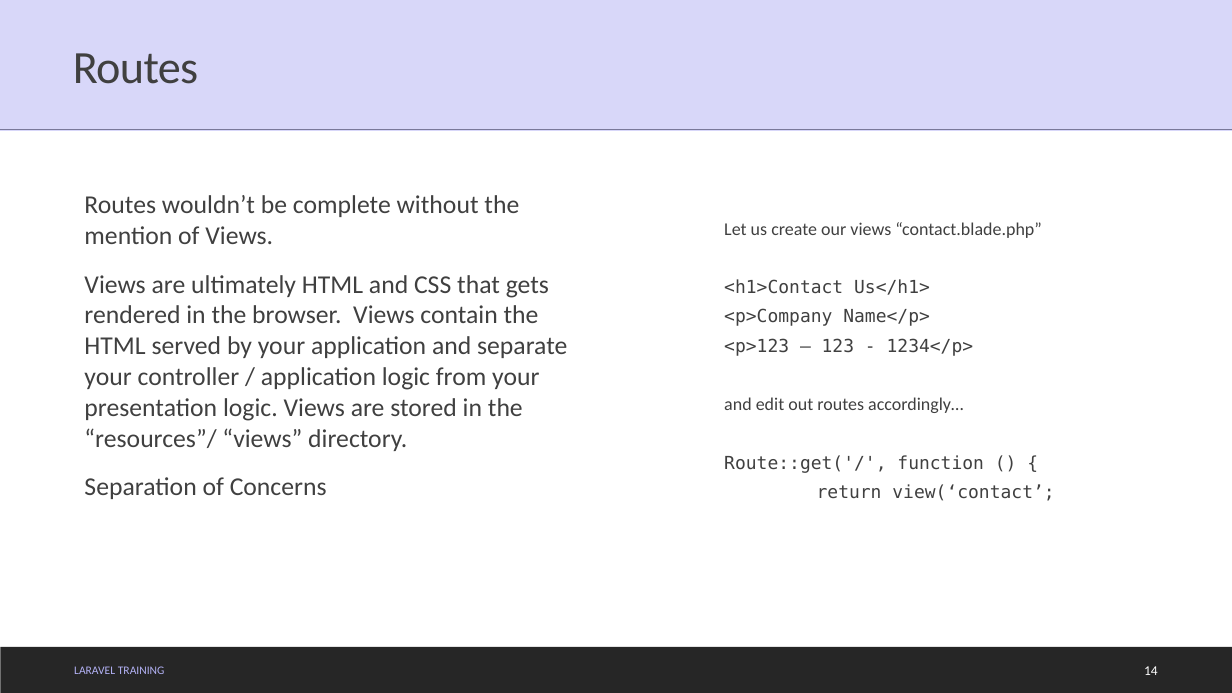
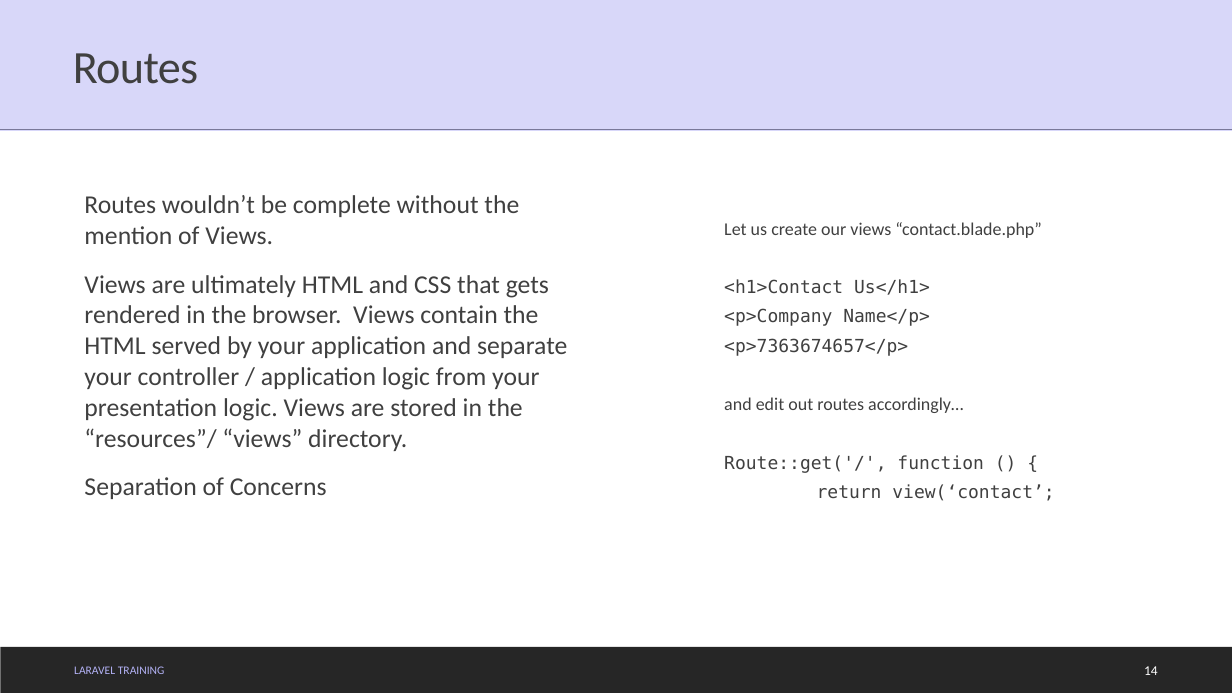
Before and after one commit to edwralx/prj_lara_train, a slide deck: slide 14 of 01_Introduction.pptx. Drawn at 1232x693 pixels with LibreOffice and Linux fonts; fonts in the diff are those of the drawing. Boxes give left, top, right and bottom in pixels: in the first picture for what was removed or moved away, otherwise in the second. Text is boxed around its words. In the diff, an @@ line names an element or a change of style, - is before the commit and + after.

Commit message:
Corrections on spelling

```diff
--- a/01_Introduction.pptx
+++ b/01_Introduction.pptx
@@ text at [724, 338, 908, 356]: text changed @@
-    <p>123 – 123 - 1234</p>
+    <p>7363674657</p>
```
Also in this commit, not shown: 2 other slides changed.
